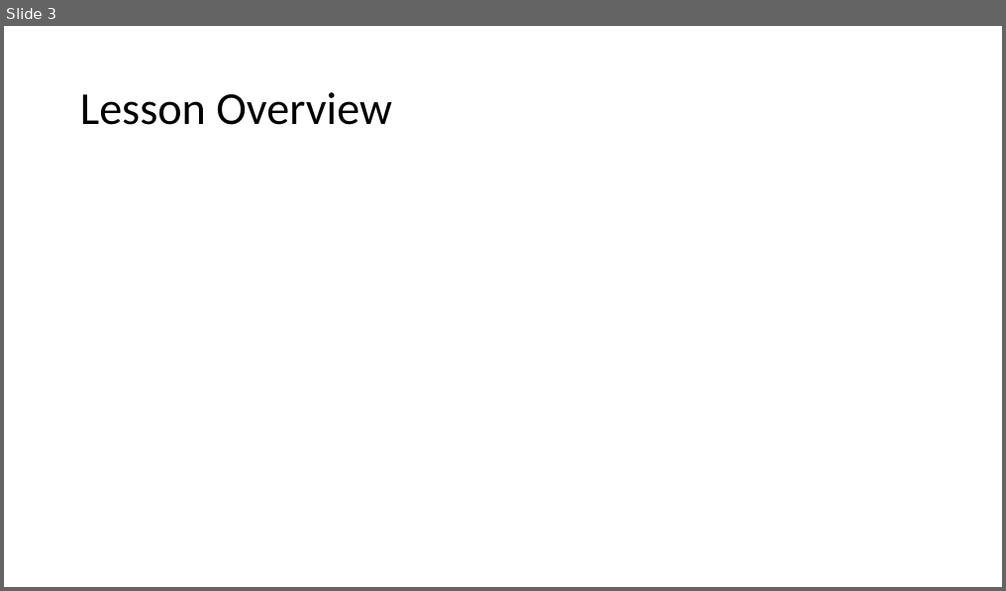
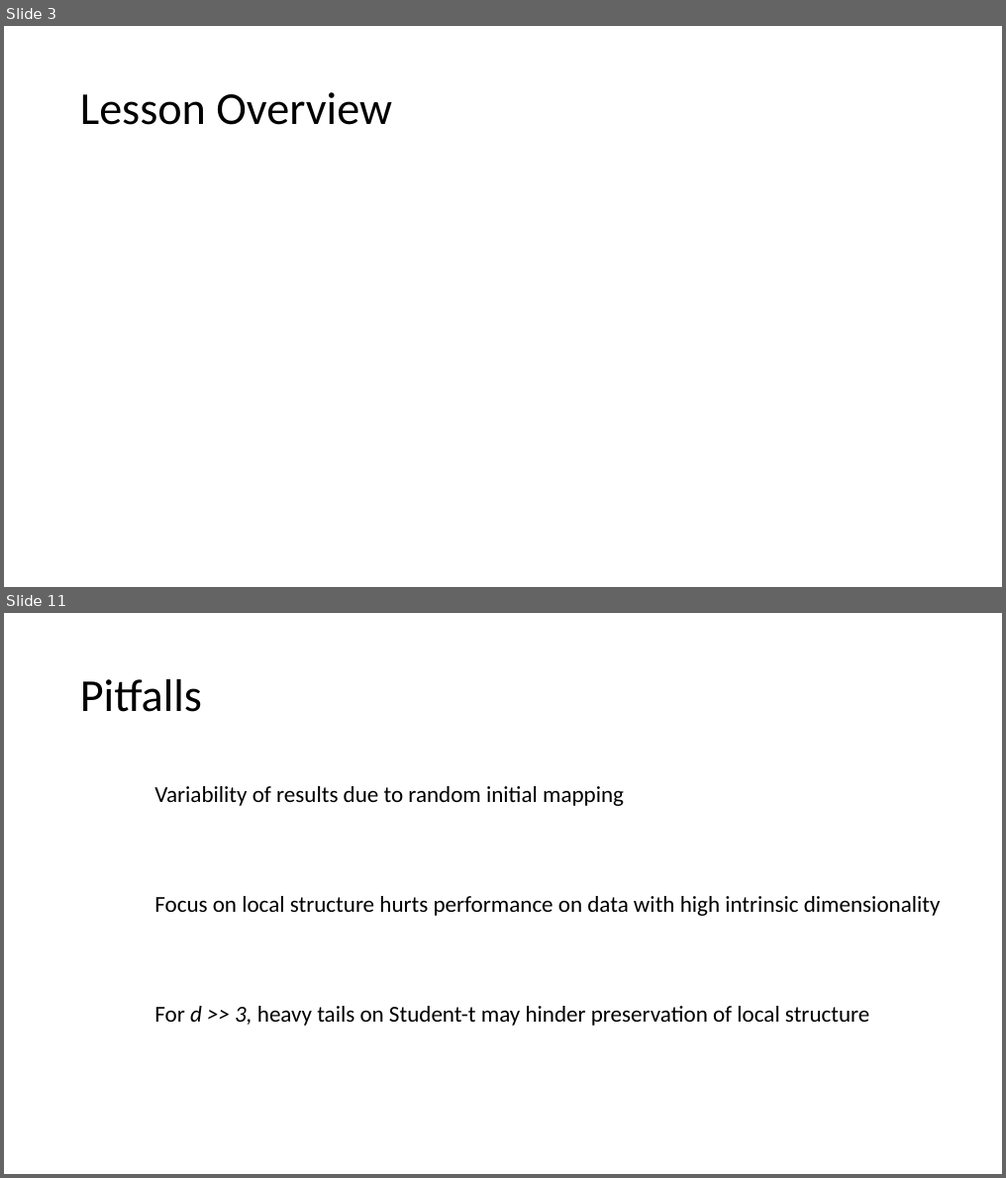
Before and after one commit to nbv3/math465_tsne, a slide deck: math465_tsne.pptx. Shown one above the other, each under a label of ours: slide 3 before the commit, slides 3 and 11 after it; the slides between them are not shown. The pictures are 1006x591 and 1006x1178 pixels, drawn with LibreOffice and Linux fonts; fonts in the diff are those of the drawing; grey boxes stand for pictures. Boxes give left, top, right and bottom in pixels: in the first picture for what was removed or moved away, otherwise in the second. Text is boxed around its words. In the diff, an @@ line names an element or a change of style, - is before the commit and + after.

```diff
--- a/math465_tsne.pptx
+++ b/math465_tsne.pptx
@@ slide 11 added at (4, 613, 1002, 1174), background #FFFFFF @@
@@ title added at (80, 679, 202, 712), 44 pt, text #000000 @@
+Pitfalls
@@ text added at (154, 786, 941, 1026), 22 pt, text #000000 @@
+Variability of results due to random initial mapping
+Focus on local structure hurts performance on data with high intrinsic dimensionality
+For d >> 3, heavy tails on Student-t may hinder preservation of local structure
```
Also in this commit, not shown: 4 slides changed, 2 other slides added, 3 slides removed.
